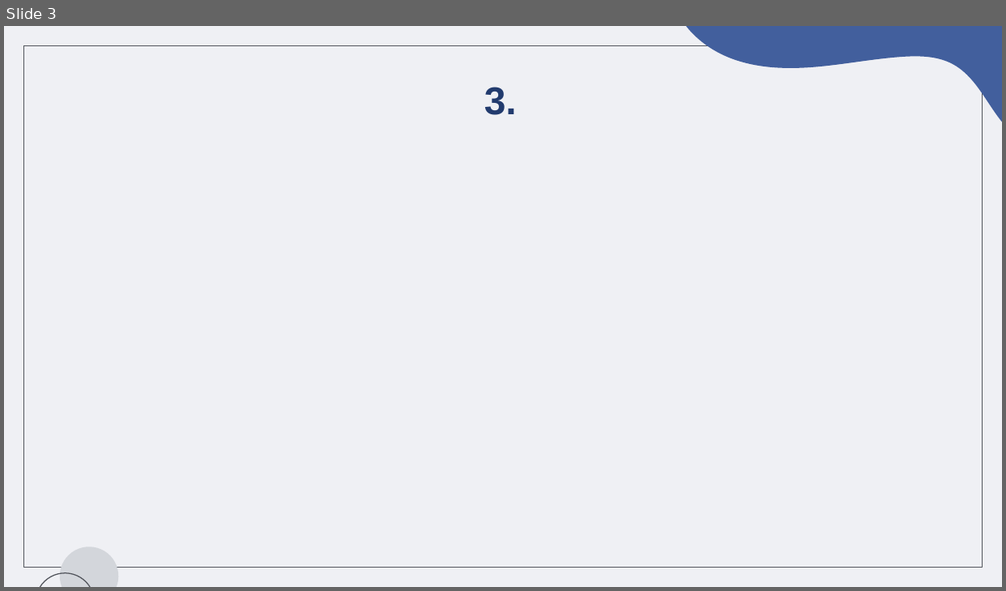
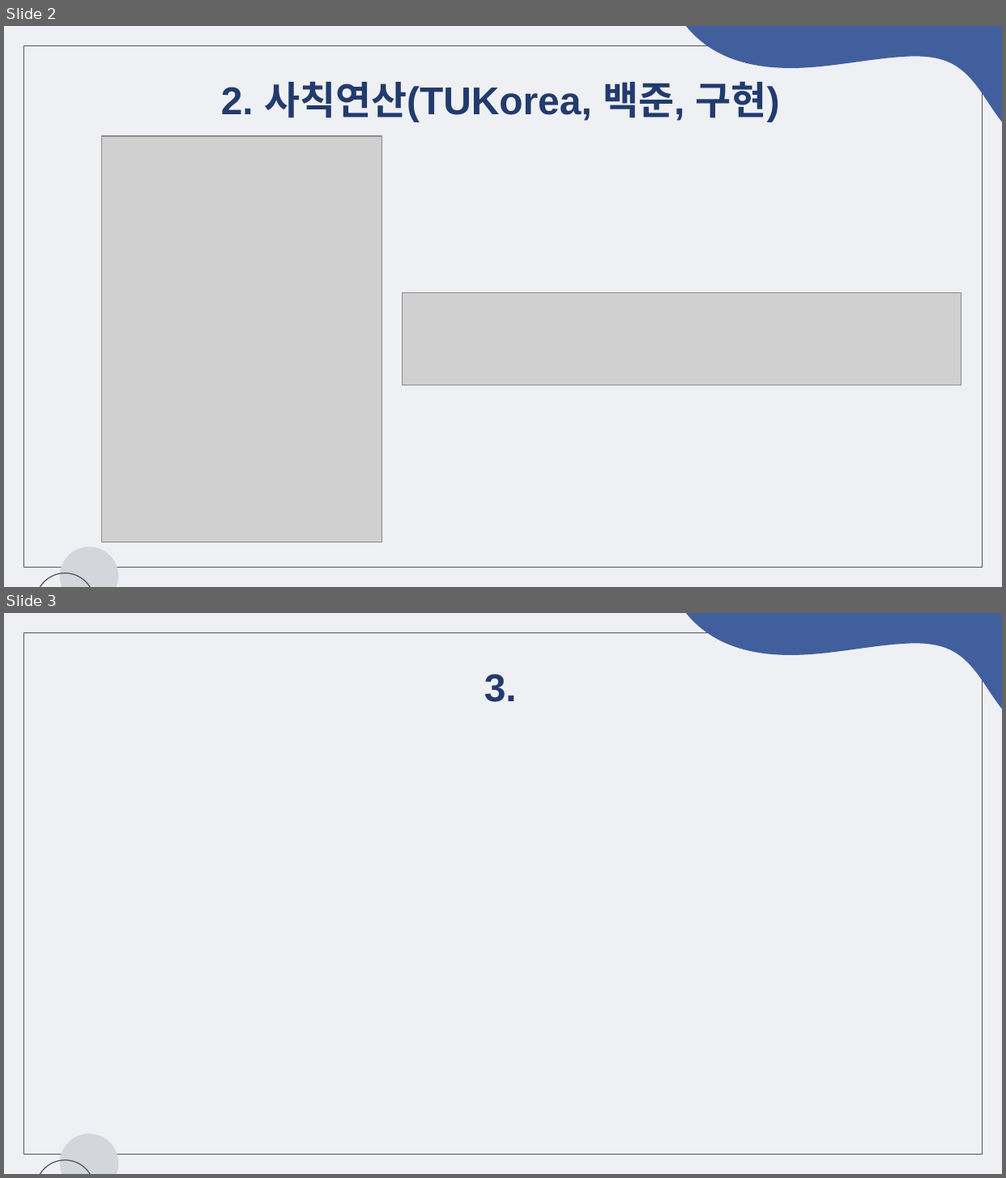
Before and after one commit to chaeeun-dev/CodingTest, a slide deck: 문제해결프로그래밍_숙제/제출용/숙제5_2022182035.pptx. Shown one above the other, each under a label of ours: slide 3 before the commit, slides 2 and 3 after it. The pictures are 1006x591 and 1006x1178 pixels, drawn with LibreOffice and Linux fonts; fonts in the diff are those of the drawing; grey boxes stand for pictures. Boxes give left, top, right and bottom in pixels: in the first picture for what was removed or moved away, otherwise in the second. Text is boxed around its words. In the diff, an @@ line names an element or a change of style, - is before the commit and + after.

```diff
--- a/문제해결프로그래밍_숙제/제출용/숙제5_2022182035.pptx
+++ b/문제해결프로그래밍_숙제/제출용/숙제5_2022182035.pptx
@@ slide 2 added at bbox=[4, 26, 1002, 587], background #EFF0F4; not listed: 4 template elements that a slide beside it also shows @@
@@ title added at bbox=[221, 81, 780, 122], 28 pt, text #223B6E, bold @@
+2. 사칙연산(TUKorea, 백준, 구현)
@@ picture added at bbox=[102, 136, 382, 542] @@
@@ picture added at bbox=[403, 293, 961, 386] @@
```
Also in this commit, not shown: 1 other slide added, 4 slides removed, 8 other files.
